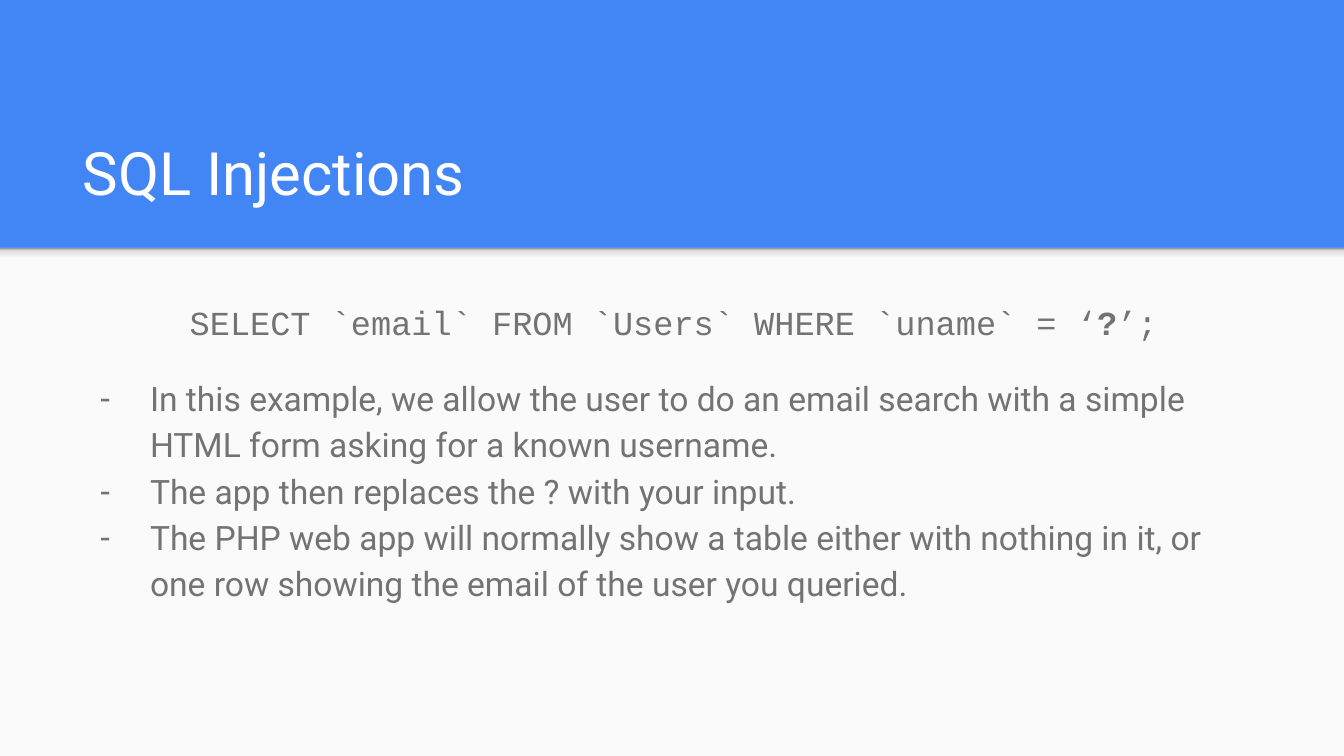
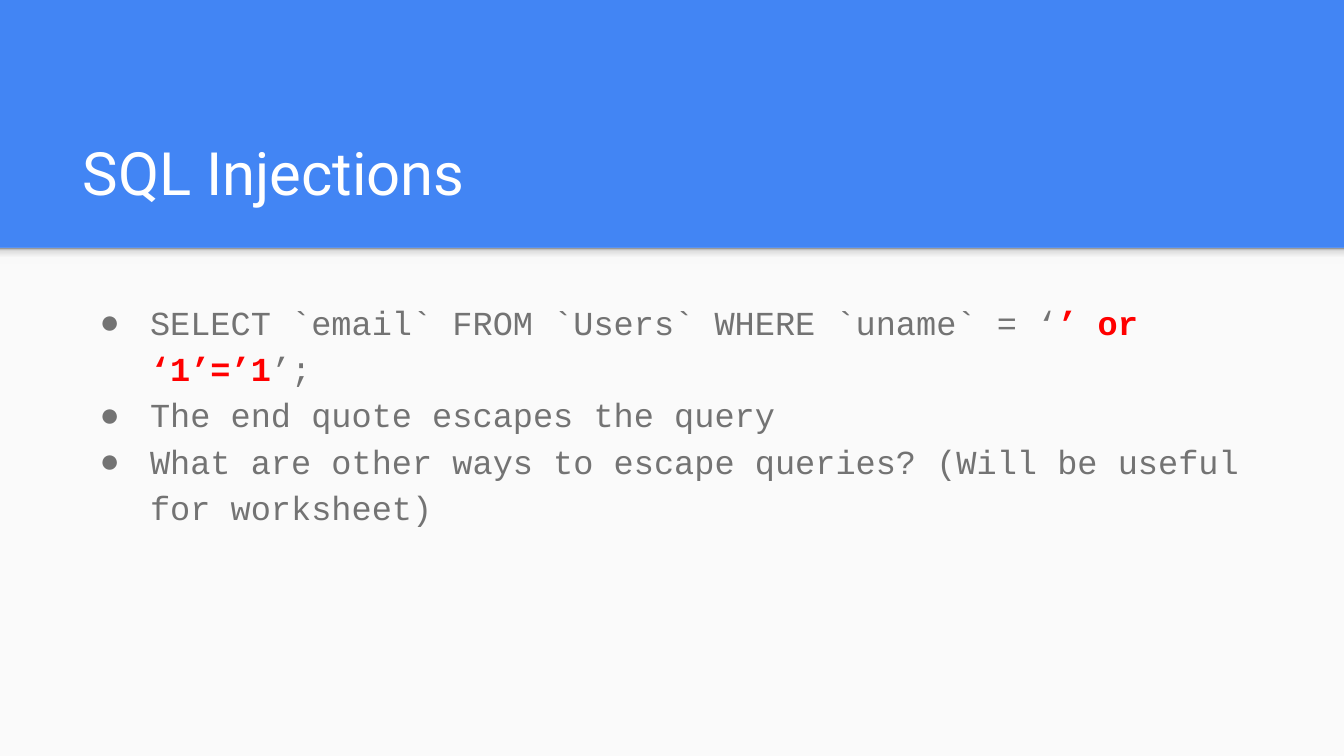
Before and after one commit to umisc/workshops, a slide deck: slide 14 of Workshop_2/Session 2 - SQL Injections.pptx (slide 10 before the commit). Drawn at 1344x756 pixels with LibreOffice and Linux fonts; fonts in the diff are those of the drawing. Boxes give left, top, right and bottom in pixels: in the first picture for what was removed or moved away, otherwise in the second. Text is boxed around its words. In the diff, an @@ line names an element or a change of style, - is before the commit and + after.

```diff
--- a/Workshop_2/Session 2 - SQL Injections.pptx
+++ b/Workshop_2/Session 2 - SQL Injections.pptx
@@ text at <box>150,310,1239,527</box>: text changed; font Roboto to Courier New @@
-SELECT `email` FROM `Users` WHERE `uname` = ‘?’;
-– In this example, we allow the user to do an email search with a simple HTML form asking for a known username.
-– The app then replaces the ? with your input.
-– The PHP web app will normally show a table either with nothing in it, or one row showing the email of the user you queried.
+● SELECT `email` FROM `Users` WHERE `uname` = ‘’ or ‘1’=’1’;
+● The end quote escapes the query
+● What are other ways to escape queries? (Will be useful for worksheet)
```
Also in this commit, not shown: 3 other slides changed, 3 slides added, 1 other file.
